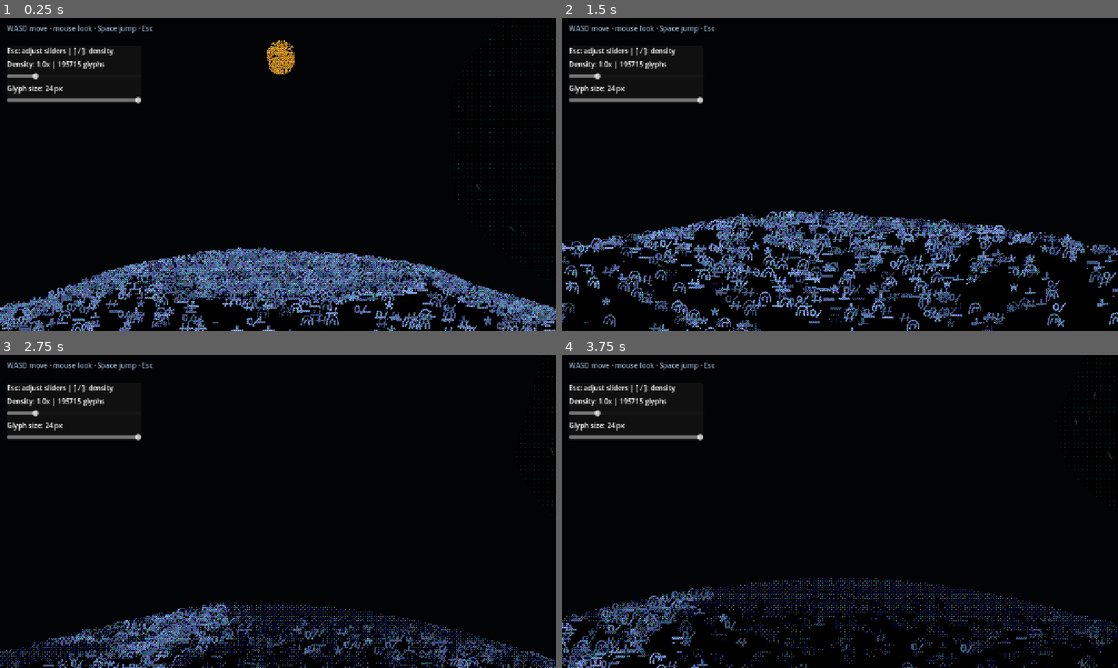
Above: before the commit, frames 1-4 (two rows, left to right).
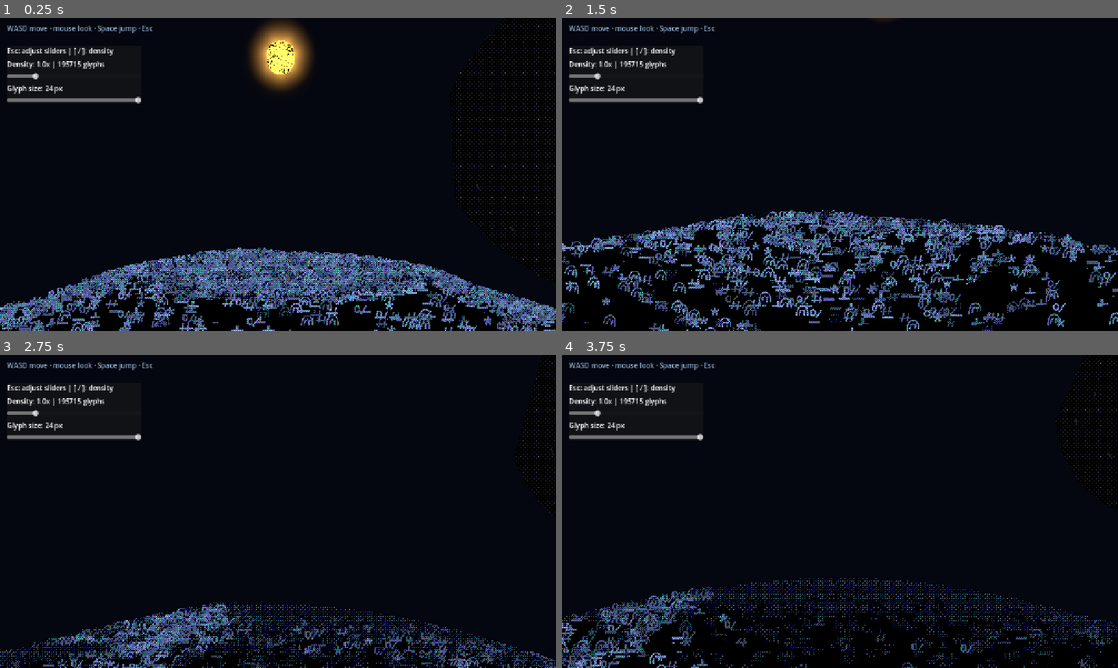
Above: after the commit, the same moments.

Repository: Yuan-Zzzz/ASCII-EXPLORE
Game: Godot game, scene res://scenes/moon_walk.tscn
Two runs of this game, one before a commit and one after it. Both use one fixed random seed, a clock stepped at 60 frames per second and the inputs below.
Inputs (mouse positions are in pixels of both pictures, inside the frame that each line leads up to):
- Up to frame 1 (0.25 s): no input
- Up to frame 2 (1.5 s): tap Enter at 0.5 s; move the mouse to (867, 174) at 0.52 s; hold Shift (sprint) 0.53-1.28 s; hold W (move_forward) from 0.53 s (still down); click (867, 174) at 0.67 s; tap Space (jump) at 0.77 s; move the mouse to (812, 174) at 1.27 s; tap C at 1.35 s
- Up to frame 3 (2.75 s): keep holding W (move_forward); tap Space (jump) at 1.52 s; move the mouse to (289, 505) at 2.02 s; tap T at 2.1 s
- Up to frame 4 (3.75 s): keep holding W (move_forward); move the mouse to (834, 517) at 2.77 s; tap Shift (sprint) at 2.85 s; click (834, 517) at 2.92 s; tap Space (jump) at 3.02 s; move the mouse to (878, 514) at 3.52 s; tap C at 3.6 s

The runs differ from the first frame. In frame 1, 4.6% of the frame differs, in the area x 0-100%, y 0-100%; in frame 2, 0.1%; in frame 3, 0.5%; in frame 4, 0.8%.

Commit message:
feat(moon_walk): give the sun and black hole physically grounded glow
Give the Sun an HDR self-emissive core and add a camera-facing solar
corona. Skip the Bayer overlay on the Sun glyph field, since it was
sampling the dark shell and turning the sun disc black.

Add an accretion glow to the black hole lens that is zero inside the
event horizon and only emits from the disk and photon ring. Reuse the
disk Doppler and gravitational redshift g^4 so the approaching side is
brighter, matching the existing accretion model.

Enable HDR environment bloom so only the sun core, corona, and photon
ring glow, and extend the smoke tests with the new glow contract.

Diff:
--- a/features/moon_walk/black_hole.gd
+++ b/features/moon_walk/black_hole.gd
@@ -21,6 +21,7 @@
 	"u_dither_pixel_size",
 	"u_dither_color_levels",
 	"u_ascii_bg",
+	"u_glow_energy",
 ]
 
 @export var optics: BlackHoleOptics
@@ -28,6 +29,8 @@
 @export var animate: bool = true
 @export_range(0.0, 4.0, 0.01) var spin_speed: float = 0.55
 @export var glyph_px: float = 14.0
+## 吸积盘与光子环的 HDR 辉光强度。事件视界内始终为 0，不参与发光。
+@export_range(0.0, 2.0, 0.01) var glow_energy: float = 0.18
 
 var _lens_material: ShaderMaterial
 var _disk_phase: float = 0.0
@@ -137,6 +140,7 @@
 	_lens_material.set_shader_parameter("u_dither_pixel_size", dither_px)
 	_lens_material.set_shader_parameter("u_dither_color_levels", dither_levels)
 	_lens_material.set_shader_parameter("u_glyph_px", glyph_px)
+	_lens_material.set_shader_parameter("u_glow_energy", glow_energy)
 	_lens_material.set_shader_parameter("u_ascii_bg", Vector3(0.01, 0.012, 0.02))
 	if ramp != null and ramp.atlas != null:
 		_lens_material.set_shader_parameter("u_atlas", ramp.atlas)
--- a/features/moon_walk/black_hole_lens.gdshader
+++ b/features/moon_walk/black_hole_lens.gdshader
@@ -31,6 +31,7 @@
 uniform float u_dither_pixel_size = 1.0;
 uniform float u_dither_color_levels = 4.0;
 uniform vec3 u_ascii_bg = vec3(0.01, 0.012, 0.02);
+uniform float u_glow_energy = 0.18;
 
 const float ANNULUS_EPS = 0.001;
 const float BAYER_4X4[16] = float[16](
@@ -216,6 +217,23 @@
 	float threshold = (BAYER_4X4[cell.y * 4 + cell.x] + 0.5) / 16.0;
 	float steps = max(floor(u_dither_color_levels + 0.5) - 1.0, 1.0);
 	return clamp(floor(clamp(col, 0.0, 1.0) * steps + threshold) / steps, 0.0, 1.0);
+}
+
+// 黑洞本身不发光：辉光只来自吸积盘和光子环。
+// b <= b_crit 时返回 0，事件视界保持纯黑；外侧按光子环高斯衰减，
+// 并用与盘相同的多普勒 + 引力红移 g^4 调制亮度（接近侧更亮）。
+vec3 accretion_glow(float b, vec3 b_vec) {
+	if (b <= u_b_crit) {
+		return vec3(0.0);
+	}
+	float outside = b - u_b_crit;
+	float ring_halo = exp(-pow(outside / max(u_b_crit * 1.15, 0.001), 2.0));
+	float outer_halo = exp(-pow(outside / max(u_b_crit * 3.2, 0.001), 2.0));
+	float los = ring_los(b_vec);
+	float g_shift = redshift_g(u_disk_inner, los);
+	float beaming = pow(max(g_shift, 0.2), 4.0);
+	float shape = ring_halo + 0.18 * outer_halo;
+	return u_color_inner.rgb * u_emissivity_peak * beaming * shape;
 }
 
 vec3 present(vec3 col, vec2 frag_xy) {
@@ -326,6 +344,6 @@
 		col = background + u_color_inner.rgb * ring * pulse * 1.35;
 	}
 
-	ALBEDO = present(col, SCREEN_UV * VIEWPORT_SIZE);
+	ALBEDO = present(col, SCREEN_UV * VIEWPORT_SIZE) + accretion_glow(b, b_vec) * u_glow_energy;
 	ALPHA = 1.0;
 }
--- a/features/moon_walk/moon_walk_root.gd
+++ b/features/moon_walk/moon_walk_root.gd
@@ -7,6 +7,10 @@
 @export_enum("ASCII 3D", "Bayer Model", "ASCII + Bayer") var surface_render_mode: int = 2
 @export_range(1.0, 8.0, 1.0) var dither_pixel_size: float = 2.0
 @export_range(2.0, 16.0, 1.0) var dither_color_levels: float = 4.0
+## 太阳本体的 HDR 自发光强度；高于 1 才能触发环境辉光。
+@export_range(0.0, 12.0, 0.1) var sun_core_energy: float = 4.0
+## 太阳字符层的自发光强度。
+@export_range(0.0, 12.0, 0.1) var sun_glyph_emission: float = 3.0
 
 var _active_surface_mode: int = -1
 
@@ -63,15 +67,21 @@
 	for host in [moon_mesh, earth, sun_host]:
 		var field := host.get_node("GlyphField") as GlyphField
 		field.visible = surface_render_mode != 1
-		field.emission_energy = 1.0 if host == sun_host else 0.0
+		field.emission_energy = sun_glyph_emission if host == sun_host else 0.0
 		var material := StandardMaterial3D.new()
 		material.roughness = 1.0
-		if surface_render_mode != 1:
+		if host == sun_host:
+			# 太阳是自发光天体。unshaded 模式只读取 albedo，所以把 HDR 亮度放在这里；
+			# 同时保留 emission，Forward+/Mobile 与编辑器预览会得到额外的高光。
 			material.shading_mode = BaseMaterial3D.SHADING_MODE_UNSHADED
-		material.albedo_color = field.tint if surface_render_mode == 1 else Color(0.01, 0.012, 0.02)
-		if host == sun_host:
+			material.albedo_color = _sun_core_color(field.tint)
 			material.emission_enabled = true
 			material.emission = field.tint
+			material.emission_energy_multiplier = sun_core_energy
+		else:
+			if surface_render_mode != 1:
+				material.shading_mode = BaseMaterial3D.SHADING_MODE_UNSHADED
+			material.albedo_color = field.tint if surface_render_mode == 1 else Color(0.01, 0.012, 0.02)
 		host.material_override = material
 		host.cast_shadow = GeometryInstance3D.SHADOW_CASTING_SETTING_OFF if host == sun_host else GeometryInstance3D.SHADOW_CASTING_SETTING_ON
 		host.material_overlay = null
@@ -79,6 +89,15 @@
 			var overlay := ShaderMaterial.new()
 			overlay.shader = ModelDitherShader
 			host.material_overlay = overlay
+
+
+func _sun_core_color(tint: Color) -> Color:
+	return Color(
+		tint.r * sun_core_energy,
+		tint.g * sun_core_energy,
+		tint.b * sun_core_energy,
+		1.0
+	)
 
 
 func _sync_light_to_glyphs() -> void:
@@ -92,7 +111,8 @@
 		# 轨道运动会让太阳方向持续变化；保留这个只读方向供调试与回归测试使用。
 		if not field.light_dir.is_equal_approx(light_dir):
 			field.light_dir = light_dir
-		field.dither_enabled = surface_render_mode == 2
+		# 太阳是光源：不再叠 Bayer 覆盖层，否则覆盖层会用字符后面的暗底把日面涂黑。
+		field.dither_enabled = surface_render_mode == 2 and host != sun_host
 		field.dither_pixel_size = dither_pixel_size
 		field.dither_color_levels = dither_color_levels
 		field._apply_params()
@@ -100,9 +120,12 @@
 			continue
 		var material := host.material_override as StandardMaterial3D
 		if material != null:
-			material.albedo_color = field.tint
 			if host == sun_host:
+				material.albedo_color = _sun_core_color(field.tint)
 				material.emission = field.tint
+				material.emission_energy_multiplier = sun_core_energy
+			else:
+				material.albedo_color = field.tint
 		var overlay := host.material_overlay as ShaderMaterial
 		if overlay != null:
 			overlay.set_shader_parameter("u_pixel_size", dither_pixel_size)
--- /dev/null
+++ b/features/moon_walk/sun_corona.gdshader
@@ -0,0 +1,48 @@
+shader_type spatial;
+render_mode unshaded, blend_add, depth_draw_never, cull_disabled, specular_disabled, shadows_disabled;
+
+// 太阳日冕：始终面向摄像机的加色辉光片。
+// 平面位于日心，被太阳本体的前半球遮挡，因此只在轮廓外形成光晕。
+
+uniform vec3 u_color = vec3(1.0, 0.64, 0.24);
+uniform float u_energy = 2.2;
+uniform float u_core_width = 0.22;
+uniform float u_tail_power = 2.4;
+uniform float u_ray_strength = 0.12;
+
+varying vec2 v_uv;
+
+void vertex() {
+	v_uv = VERTEX.xy;
+	vec3 center_world = (MODEL_MATRIX * vec4(0.0, 0.0, 0.0, 1.0)).xyz;
+	vec3 to_camera = CAMERA_POSITION_WORLD - center_world;
+	vec3 forward = vec3(0.0, 0.0, 1.0);
+	if (length(to_camera) > 0.0001) {
+		forward = normalize(to_camera);
+	}
+	vec3 right = cross(vec3(0.0, 1.0, 0.0), forward);
+	if (dot(right, right) < 0.000001) {
+		right = cross(vec3(1.0, 0.0, 0.0), forward);
+	}
+	right = normalize(right);
+	vec3 up = normalize(cross(forward, right));
+	// QuadMesh 的顶点在 [-1, 1]，节点缩放决定世界空间中的日冕半径。
+	float scale = length(MODEL_MATRIX[0].xyz);
+	mat3 to_model = inverse(mat3(MODEL_MATRIX));
+	VERTEX = (to_model * (right * VERTEX.x + up * VERTEX.y)) * scale;
+}
+
+void fragment() {
+	float r = length(v_uv);
+	if (r > 1.0) {
+		discard;
+	}
+	// 内层贴近日面，外层缓慢衰减；轻微的角向起伏来自日冕流，而不是均匀的圆盘光。
+	float core = exp(-pow(r / u_core_width, 2.0));
+	float tail = pow(max(1.0 - r, 0.0), u_tail_power);
+	float angle = atan(v_uv.y, v_uv.x);
+	float rays = 1.0 + u_ray_strength * sin(angle * 7.0 + TIME * 0.35) * (1.0 - r);
+	float glow = (core * 0.5 + tail) * rays;
+	ALBEDO = u_color * u_energy * glow;
+	ALPHA = 1.0;
+}
--- a/scenes/moon_walk.tscn
+++ b/scenes/moon_walk.tscn
@@ -14,6 +14,7 @@
 [ext_resource type="Script" uid="uid://ceihmllgjxvcf" path="res://features/moon_walk/black_hole.gd" id="10_blackhole"]
 [ext_resource type="Script" uid="uid://buyo05e0cpupp" path="res://features/moon_walk/black_hole_optics.gd" id="11_optics"]
 [ext_resource type="Script" uid="uid://b701686lqntxs" path="res://features/moon_walk/orbital_motion.gd" id="12_orbits"]
+[ext_resource type="Shader" path="res://features/moon_walk/sun_corona.gdshader" id="13_corona"]
 
 [sub_resource type="Environment" id="Environment_world"]
 background_mode = 1
@@ -21,6 +22,17 @@
 ambient_light_source = 2
 ambient_light_color = Color(0.35, 0.42, 0.55, 1)
 ambient_light_energy = 0.08
+glow_enabled = true
+glow_intensity = 0.8
+glow_strength = 1.0
+glow_bloom = 0.0
+glow_blend_mode = 1
+glow_hdr_threshold = 1.0
+glow_hdr_scale = 2.0
+glow_levels/1 = 1.0
+glow_levels/2 = 0.8
+glow_levels/3 = 0.5
+glow_levels/4 = 0.25
 
 [sub_resource type="StandardMaterial3D" id="StandardMaterial3D_6ffas"]
 shading_mode = 0
@@ -52,6 +64,17 @@
 [sub_resource type="SphereMesh" id="Mesh_sun"]
 radius = 8.0
 height = 16.0
+
+[sub_resource type="QuadMesh" id="QuadMesh_corona"]
+size = Vector2(2, 2)
+
+[sub_resource type="ShaderMaterial" id="ShaderMaterial_corona"]
+shader = ExtResource("13_corona")
+shader_parameter/u_color = Vector3(1, 0.64, 0.24)
+shader_parameter/u_energy = 2.2
+shader_parameter/u_core_width = 0.22
+shader_parameter/u_tail_power = 2.4
+shader_parameter/u_ray_strength = 0.12
 
 [sub_resource type="ShaderMaterial" id="ShaderMaterial_p71e7"]
 render_priority = 0
@@ -156,6 +179,12 @@
 emission_energy = 1.0
 dither_enabled = true
 dither_pixel_size = 1.0
+
+[node name="Corona" type="MeshInstance3D" parent="SkyPivot/SunHost"]
+transform = Transform3D(40, 0, 0, 0, 40, 0, 0, 0, 40, 0, 0, 0)
+cast_shadow = 0
+material_override = SubResource("ShaderMaterial_corona")
+mesh = SubResource("QuadMesh_corona")
 
 [node name="SunLight" type="DirectionalLight3D" parent="SkyPivot/SunHost" unique_id=1380835367]
 transform = Transform3D(-0.99999946, 0.00062865886, -0.0008292504, 0, 0.7968891, 0.6041256, 0.0010406094, 0.6041253, -0.7968887, -0.61935425, -0.49394226, -0.5730896)
--- a/tools/smoke_black_hole.gd
+++ b/tools/smoke_black_hole.gd
@@ -69,6 +69,10 @@
 	for key in block:
 		if not _same(snap[key], block[key]):
 			return _fail("snapshot %s" % key)
+	if not is_equal_approx(float(mat.get_shader_parameter("u_glow_energy")), bh.glow_energy):
+		return _fail("glow energy not uploaded")
+	if bh.glow_energy <= 0.0:
+		return _fail("glow energy must be positive")
 
 	var listed := {}
 	for item in mat.shader.get_shader_uniform_list():
--- a/tools/smoke_moon_walk.gd
+++ b/tools/smoke_moon_walk.gd
@@ -65,8 +65,26 @@
 	if sun_mat == null or not sun_mat.emission_enabled:
 		_fail("sun missing emissive material")
 		return
-	if _field(main, ^"SkyPivot/SunHost") == null:
+	# 太阳必须用 HDR 自发光核心，才能在环境辉光里亮起来。
+	if sun_mat.shading_mode != BaseMaterial3D.SHADING_MODE_UNSHADED:
+		_fail("sun core must be unshaded")
+		return
+	if sun_mat.albedo_color.r <= 1.0:
+		_fail("sun core is not HDR: %s" % sun_mat.albedo_color)
+		return
+	var sun_field := _field(main, ^"SkyPivot/SunHost")
+	if sun_field == null:
 		_fail("sun glyph field missing")
+		return
+	if sun_field.emission_energy <= 0.0:
+		_fail("sun glyph emission missing")
+		return
+	if sun_host.get_node_or_null("Corona") == null:
+		_fail("sun corona missing")
+		return
+	var world_env := main.get_node_or_null("WorldEnvironment") as WorldEnvironment
+	if world_env == null or not world_env.environment.glow_enabled:
+		_fail("world glow disabled")
 		return
 
 	var moon_field := _field(main, ^"Moon/MoonMesh")
Not shown, added: features/moon_walk/sun_corona.gdshader.uid
Not shown, changed: features/moon_walk/README.md
